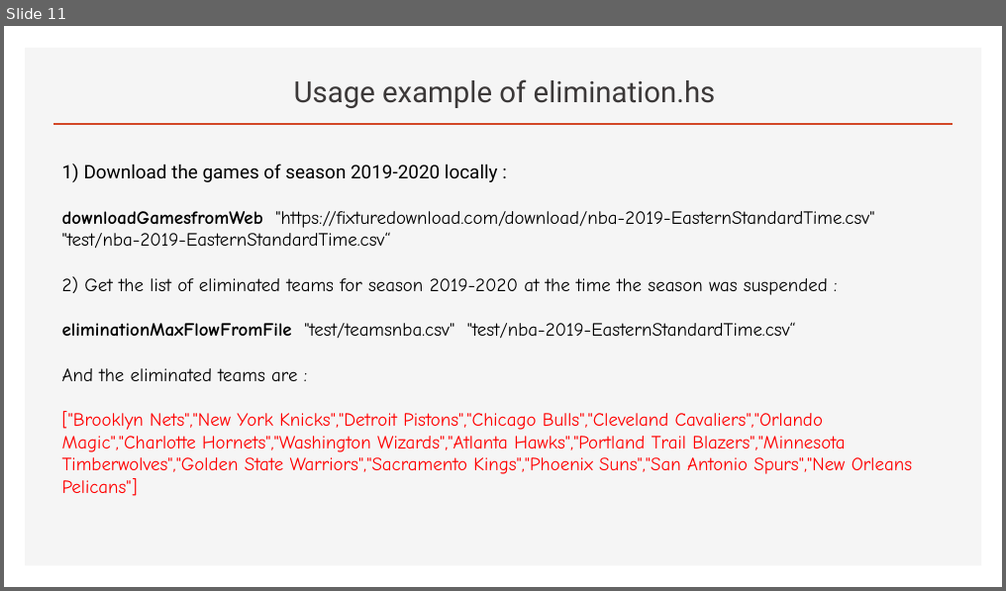
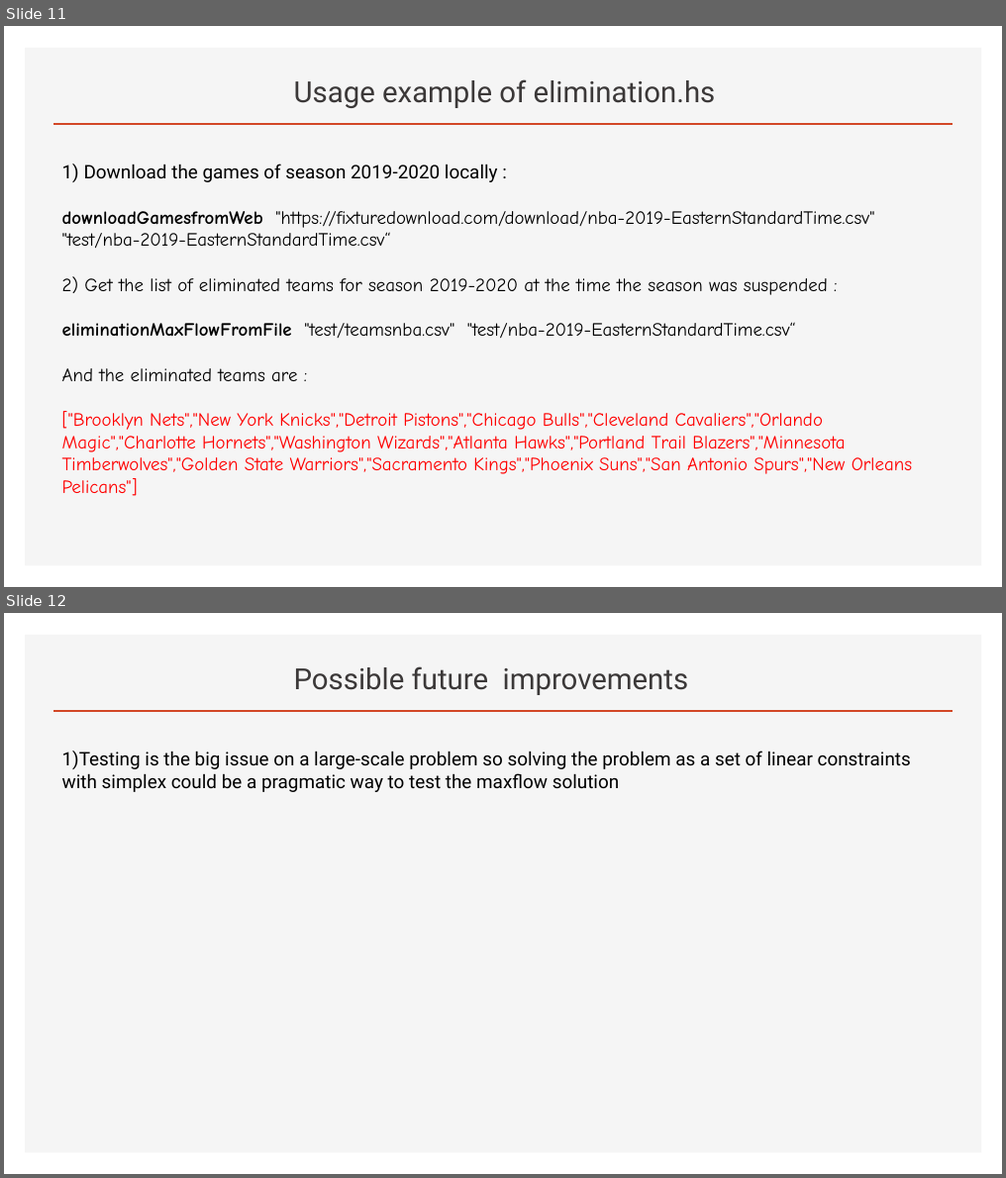
Before and after one commit to Pomona-College-CS181-SP2020/NBAelimination, a slide deck: Basketball-Elimination_problem.pptx. Shown one above the other, each under a label of ours: slide 11 before the commit, slides 11 and 12 after it. The pictures are 1006x591 and 1006x1178 pixels, drawn with LibreOffice and Linux fonts; fonts in the diff are those of the drawing. Boxes give left, top, right and bottom in pixels: in the first picture for what was removed or moved away, otherwise in the second. Text is boxed around its words. In the diff, an @@ line names an element or a change of style, - is before the commit and + after.

```diff
--- a/Basketball-Elimination_problem.pptx
+++ b/Basketball-Elimination_problem.pptx
@@ slide 12 added at box(4, 613, 1002, 1174), background #FFFFFF; not listed: 2 template elements that a slide beside it also shows @@
@@ title added at box(294, 666, 689, 695), 28 pt, text #3B3838 @@
+Possible future improvements
@@ text added at box(62, 751, 911, 792), 18 pt, text #000000 @@
+1)Testing is the big issue on a large-scale problem so solving the problem as a set of linear constraints with simplex could be a pragmatic way to test the maxflow solution
```
Also in this commit, not shown: 2 slides changed.
